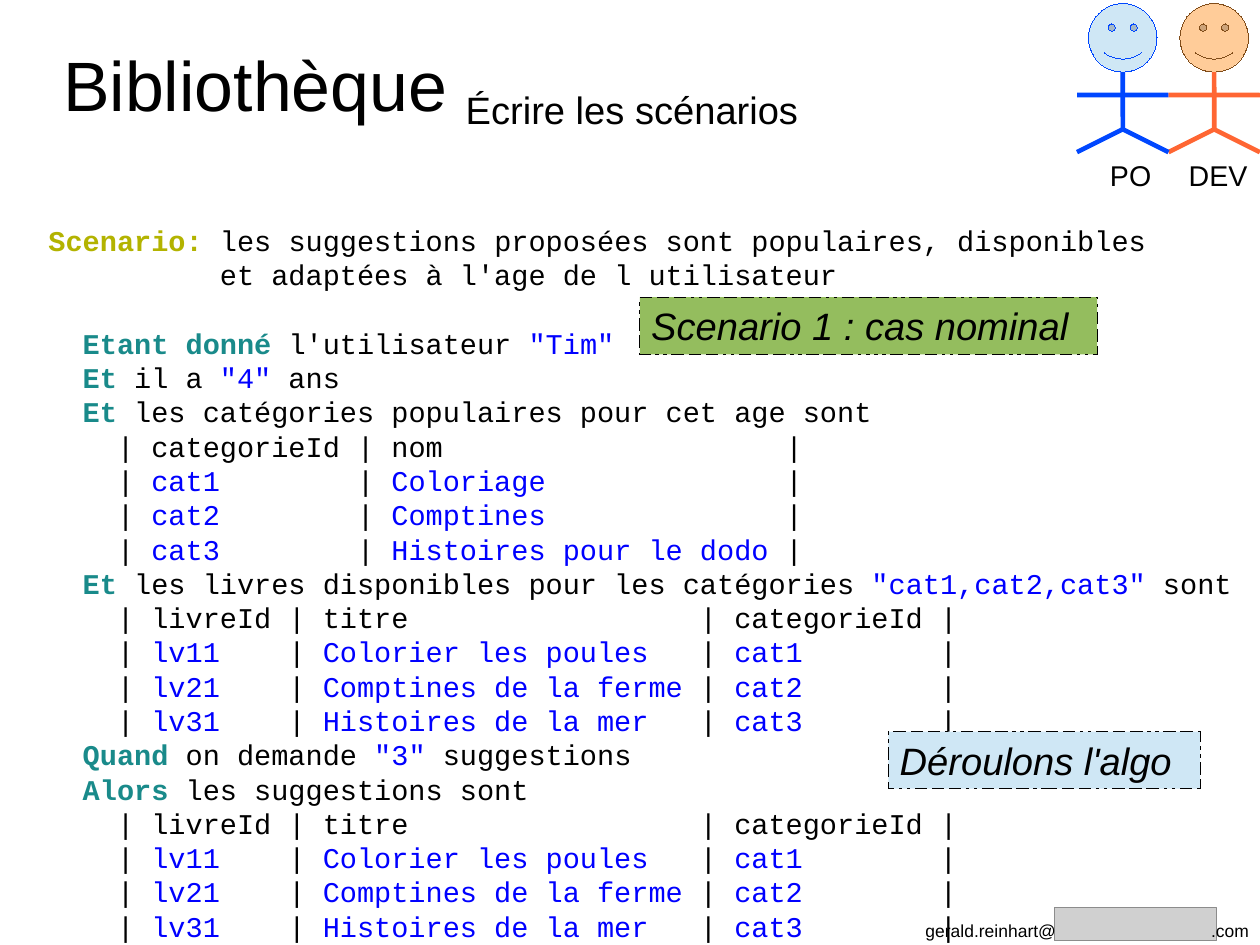
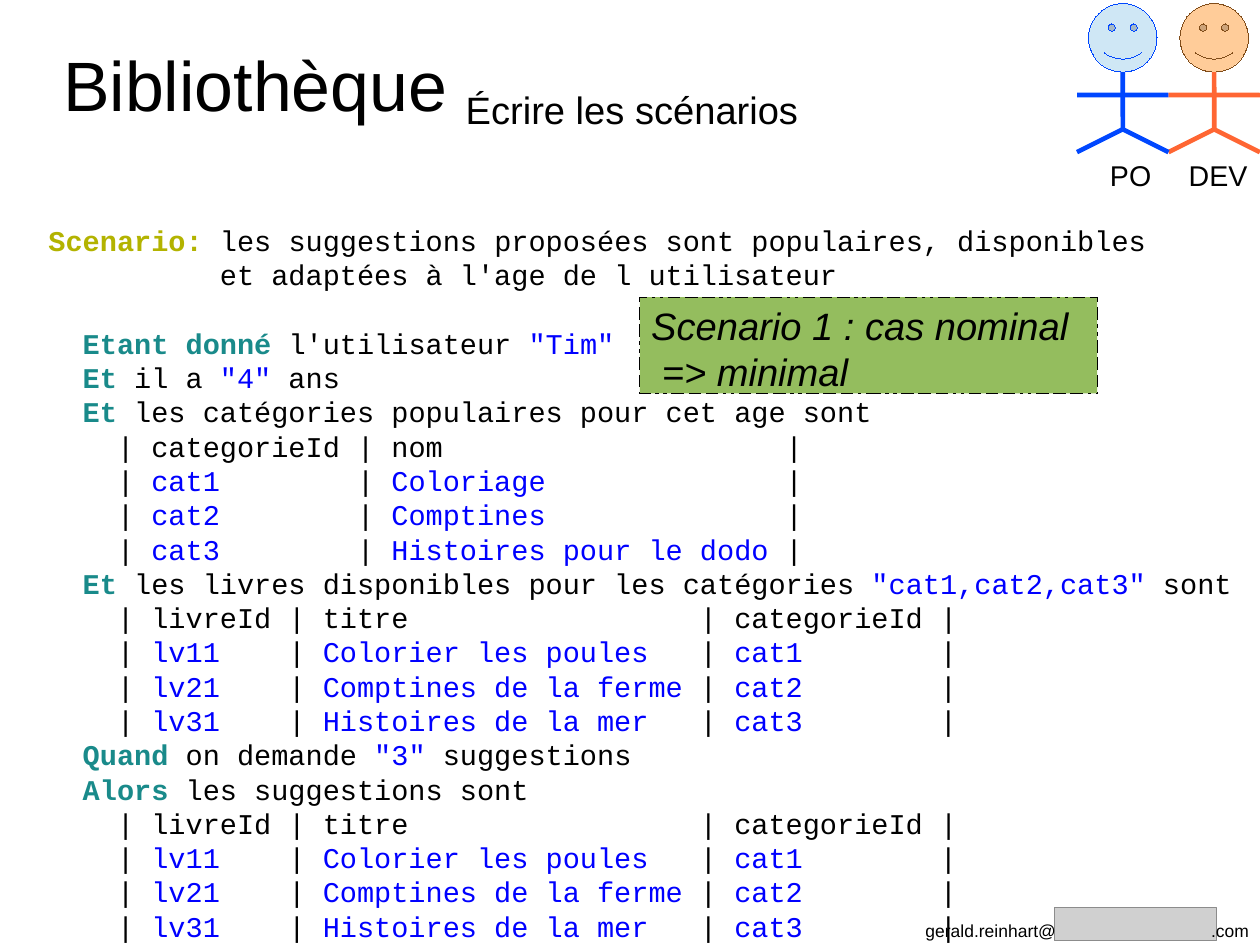
Before and after one commit to GeReinhart/dojo-bdd-library-ws-java, a slide deck: slide 22 of doc/BDD_presentation_agile_grenoble_2016.odp. Drawn at 1260x945 pixels with LibreOffice and Linux fonts; fonts in the diff are those of the drawing; grey boxes stand for pictures. Boxes give left, top, right and bottom in pixels: in the first picture for what was removed or moved away, otherwise in the second. Text is boxed around its words. In the diff, an @@ line names an element or a change of style, - is before the commit and + after.

```diff
--- a/doc/BDD_presentation_agile_grenoble_2016.odp
+++ b/doc/BDD_presentation_agile_grenoble_2016.odp
@@ rectangle "Scenario 1 : cas nominal ...": place and size @@
-rectangle "Scenario 1 : cas nominal ..." at [640,297,1098,354]
+rectangle "Scenario 1 : cas nominal ..." at [640,297,1098,393]
@@ text in rectangle at [651,312,1068,394]: text changed @@
-Scenario 1 : cas nominal
+Scenario 1 : cas nominal
+=> minimal
@@ rectangle removed at [888,732,1201,789] @@
-Déroulons l'algo
```
Also in this commit, not shown: 13 other slides changed, 3 slides removed, 1 other file.
